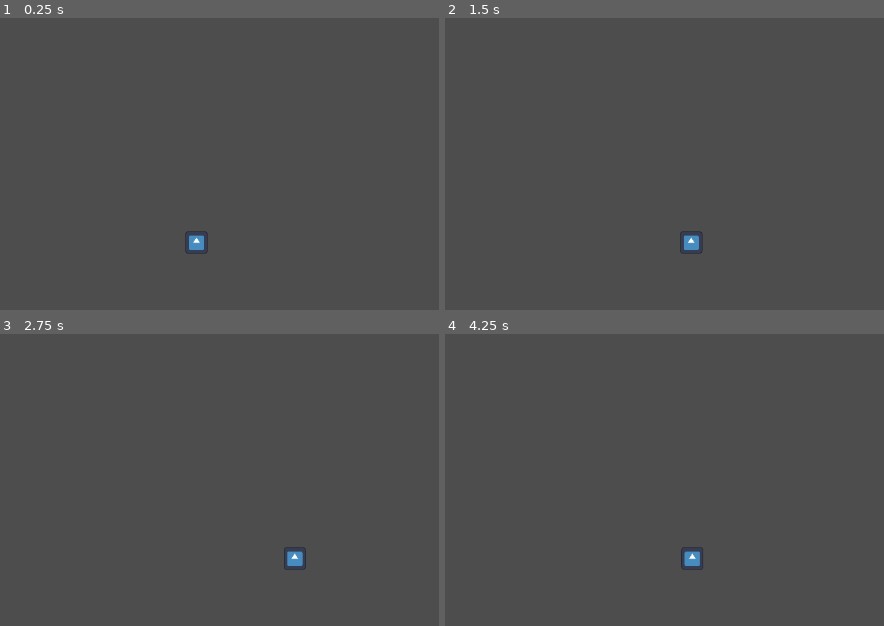
Above: before the commit, frames 1-4 (two rows, left to right).
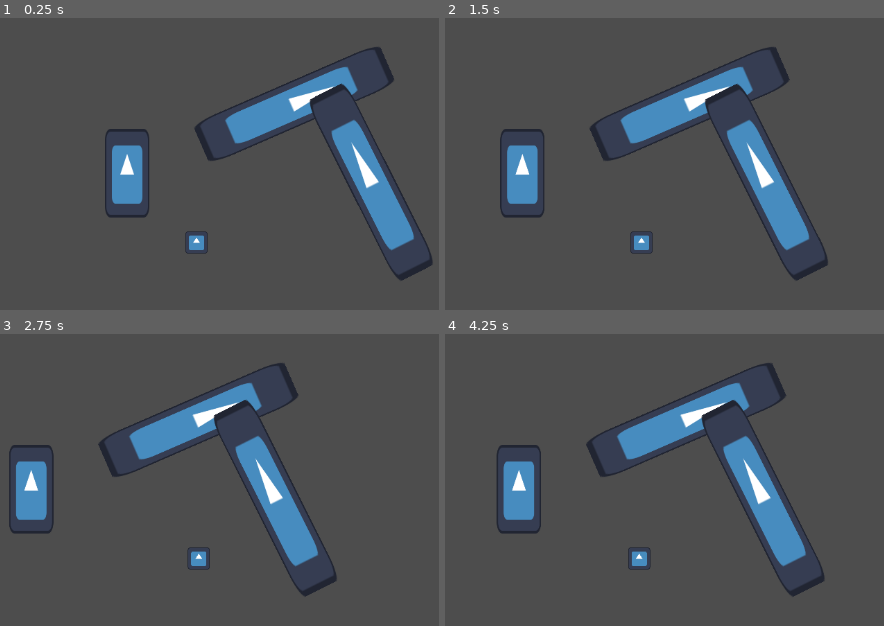
Above: after the commit, the same moments.

Repository: blondeman/vermin-voyage
Game: Godot game, scene res://scenes/main.tscn
The game is run twice, just before and just after one commit, with the same random seed, the same clock (stepped at 60 frames per second) and the same inputs. The engine's default icon, where the game draws it, is replaced by a stand-in: a white triangle on a blue panel in a dark square.
Inputs (mouse positions are in pixels of both pictures, inside the frame that each line leads up to):
- Up to frame 1 (0.25 s): no input
- Up to frame 2 (1.5 s): tap Enter at 0.5 s; move the mouse to (818, 219) at 0.52 s; hold D (Right) 0.53-1.25 s; right-click (818, 219) at 0.6 s; click (818, 219) at 0.67 s; drag from (480, 266) to (outside the picture) at 1.27 s
- Up to frame 3 (2.75 s): tap Space at 2 s; move the mouse to (276, 459) at 2.02 s; hold D (Right) from 2.03 s (still down); right-click (276, 459) at 2.1 s
- Up to frame 4 (4.25 s): release D (Right) at 2.75 s; drag from (outside the picture) to (outside the picture) at 2.77 s; tap Enter at 3.5 s; move the mouse to (879, 625) at 3.52 s; hold A (Left) from 3.53 s (still down); right-click (879, 625) at 3.6 s

The runs differ from the first frame. In frame 1, 9.7% of the frame differs, in the area x 23-99%, y 9-91%; in frame 2, 10%; in frame 3, 10%; in frame 4, 10%, in the area x 11-87%, y 9-91%.

Commit message:
camera and test environment

Diff:
--- a/Vermin-Voyage/scenes/Camera.tscn
+++ b/Vermin-Voyage/scenes/Camera.tscn
@@ -1,3 +1,6 @@
-[gd_scene format=3 uid="uid://db1f1ali2k0x6"]
+[gd_scene load_steps=2 format=3 uid="uid://db1f1ali2k0x6"]
+
+[ext_resource type="Script" path="res://scenes/CameraFollow.gd" id="1_ygxkr"]
 
 [node name="Camera" type="Camera2D"]
+script = ExtResource("1_ygxkr")
--- /dev/null
+++ b/Vermin-Voyage/scenes/CameraFollow.gd
@@ -0,0 +1,8 @@
+extends Camera2D
+
+@export var target: Node2D
+@export var smooth: float = 20
+
+func _process(delta):
+	if target:
+		position = lerp(position, target.position, delta * smooth)
--- a/Vermin-Voyage/scenes/main.tscn
+++ b/Vermin-Voyage/scenes/main.tscn
@@ -1,11 +1,48 @@
-[gd_scene load_steps=3 format=3 uid="uid://bibqw1xj6354c"]
+[gd_scene load_steps=5 format=3 uid="uid://bibqw1xj6354c"]
 
 [ext_resource type="PackedScene" uid="uid://b58o4rpoc6ght" path="res://scenes/Player.tscn" id="2_4d7rj"]
 [ext_resource type="PackedScene" uid="uid://db1f1ali2k0x6" path="res://scenes/Camera.tscn" id="3_qxyon"]
+[ext_resource type="Texture2D" uid="uid://3h5nwrgtxkeh" path="res://icon.svg" id="3_ywb5e"]
+
+[sub_resource type="RectangleShape2D" id="RectangleShape2D_1wnv2"]
+size = Vector2(128, 128)
 
 [node name="main" type="Node2D"]
 
-[node name="Camera" parent="." instance=ExtResource("3_qxyon")]
+[node name="Camera" parent="." node_paths=PackedStringArray("target") instance=ExtResource("3_qxyon")]
+target = NodePath("../Player")
 
 [node name="Player" parent="." instance=ExtResource("2_4d7rj")]
 speed = 100.0
+
+[node name="Block" type="StaticBody2D" parent="."]
+position = Vector2(-100, -100)
+scale = Vector2(0.5, 1)
+
+[node name="Sprite2D" type="Sprite2D" parent="Block"]
+texture = ExtResource("3_ywb5e")
+
+[node name="CollisionShape2D" type="CollisionShape2D" parent="Block"]
+shape = SubResource("RectangleShape2D_1wnv2")
+
+[node name="Block2" type="StaticBody2D" parent="."]
+position = Vector2(141, -200)
+rotation = 1.16041
+scale = Vector2(0.5, 2.28878)
+
+[node name="Sprite2D" type="Sprite2D" parent="Block2"]
+texture = ExtResource("3_ywb5e")
+
+[node name="CollisionShape2D" type="CollisionShape2D" parent="Block2"]
+shape = SubResource("RectangleShape2D_1wnv2")
+
+[node name="Block3" type="StaticBody2D" parent="."]
+position = Vector2(252, -87)
+rotation = -0.464715
+scale = Vector2(0.5, 2.28878)
+
+[node name="Sprite2D" type="Sprite2D" parent="Block3"]
+texture = ExtResource("3_ywb5e")
+
+[node name="CollisionShape2D" type="CollisionShape2D" parent="Block3"]
+shape = SubResource("RectangleShape2D_1wnv2")
--- a/Vermin-Voyage/scripts/Entity.gd
+++ b/Vermin-Voyage/scripts/Entity.gd
@@ -5,7 +5,5 @@
 @export var speed: float
 
 func _physics_process(delta):
-	# simplified for example
 	velocity = controller.direction * speed
-	print(controller.direction)
 	move_and_slide()
